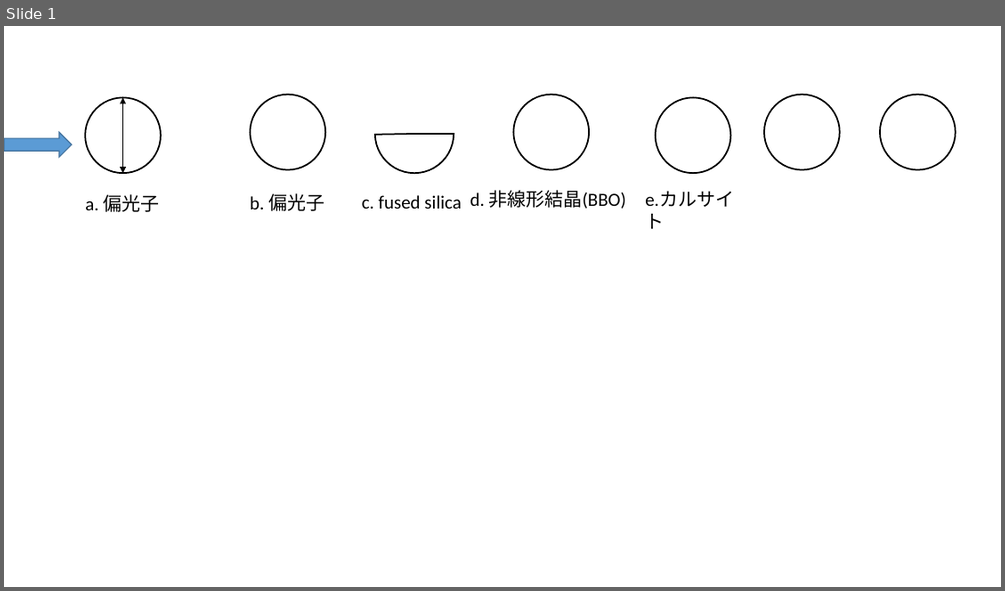
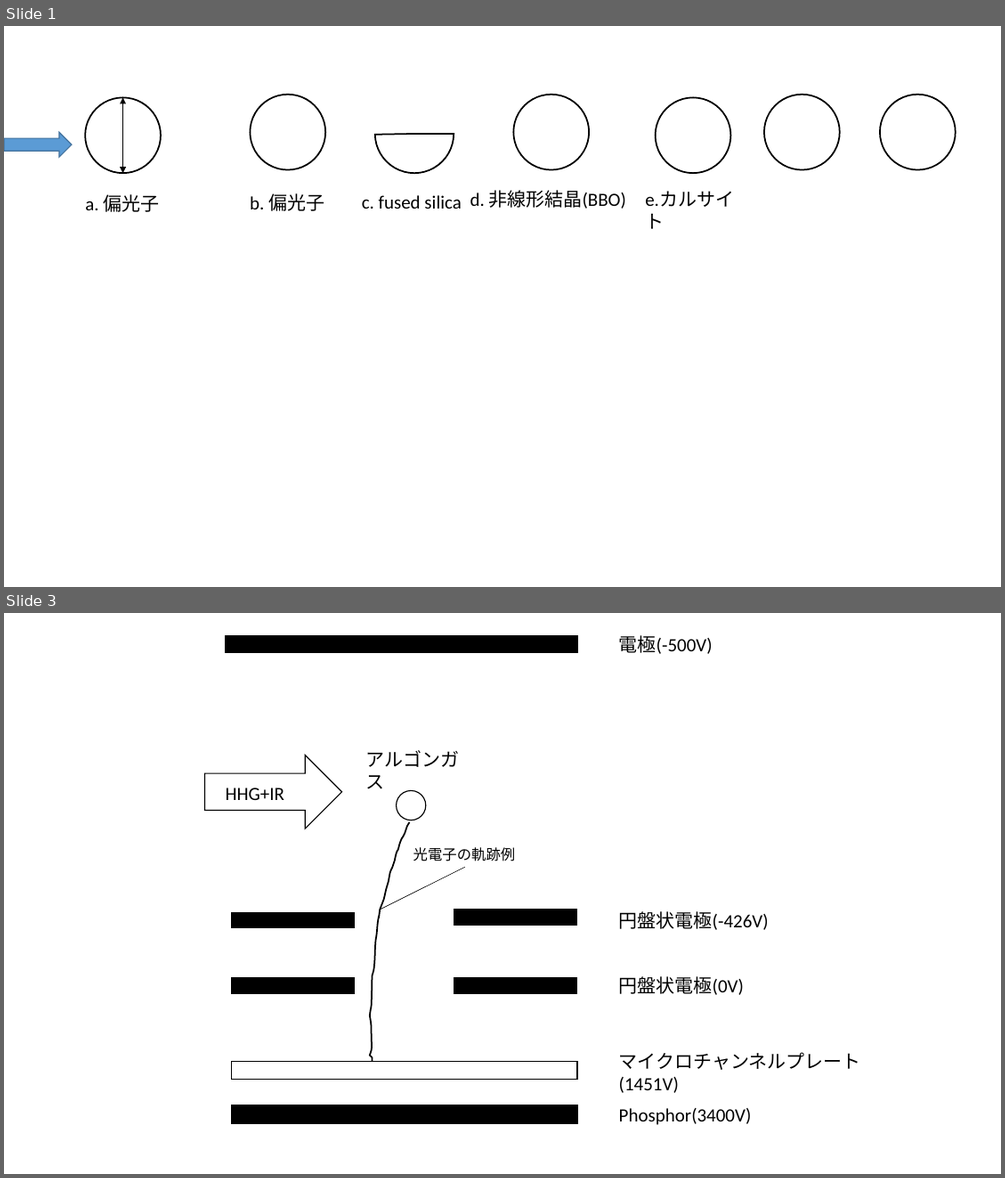
Before and after one commit to Appelingo/Data_Analyze, a slide deck: 図/使用した光学系.pptx. Shown one above the other, each under a label of ours: slide 1 before the commit, slides 1 and 3 after it; the slides between them are not shown. The pictures are 1005x591 and 1005x1178 pixels, drawn with LibreOffice and Linux fonts; fonts in the diff are those of the drawing. Boxes give left, top, right and bottom in pixels: in the first picture for what was removed or moved away, otherwise in the second. Text is boxed around its words. In the diff, an @@ line names an element or a change of style, - is before the commit and + after.

```diff
--- a/図/使用した光学系.pptx
+++ b/図/使用した光学系.pptx
@@ slide 3 added at (4, 613, 1001, 1174), background #FFFFFF @@
@@ rectangle added at (226, 636, 577, 653), fill #000000, outline #000000 1 pt @@
@@ text added at (619, 635, 712, 654), 18 pt, text #000000 @@
+電極(-500V)
@@ right arrow added at (205, 755, 342, 828), outline #000000 1 pt @@
@@ text added at (366, 750, 459, 789), 18 pt, text #000000 @@
+アルゴンガス
@@ text added at (226, 787, 284, 800), 18 pt, text #000000 @@
+HHG+IR
@@ ellipse added at (396, 790, 426, 820), outline #000000 1 pt @@
@@ freeform shape added at (370, 822, 409, 1062), outline #000000 1.5 pt @@
@@ text added at (413, 847, 515, 861), 14 pt, text #000000 @@
+光電子の軌跡例
@@ line added from (380, 909) to (465, 868), #000000 0.5 pt @@
@@ rectangle added at (231, 912, 355, 928), fill #000000, outline #000000 1 pt @@
@@ rectangle added at (454, 909, 577, 925), fill #000000, outline #000000 1 pt @@
@@ text added at (619, 911, 769, 930), 18 pt, text #000000 @@
+円盤状電極(-426V)
@@ rectangle added at (231, 978, 355, 994), fill #000000, outline #000000 1 pt @@
@@ rectangle added at (454, 978, 577, 994), fill #000000, outline #000000 1 pt @@
@@ text added at (619, 976, 744, 995), 18 pt, text #000000 @@
+円盤状電極(0V)
@@ rectangle added at (231, 1061, 577, 1078), fill #FFFFFF, outline #000000 1 pt @@
@@ text added at (619, 1052, 861, 1070), 18 pt, text #000000 @@
+マイクロチャンネルプレート(1451V)
@@ rectangle added at (231, 1105, 577, 1123), fill #000000, outline #000000 1 pt @@
@@ text added at (619, 1108, 752, 1125), 18 pt, text #000000 @@
+Phosphor(3400V)
```
Also in this commit, not shown: 1 slide changed, 1 other slide added, 2 other files.
